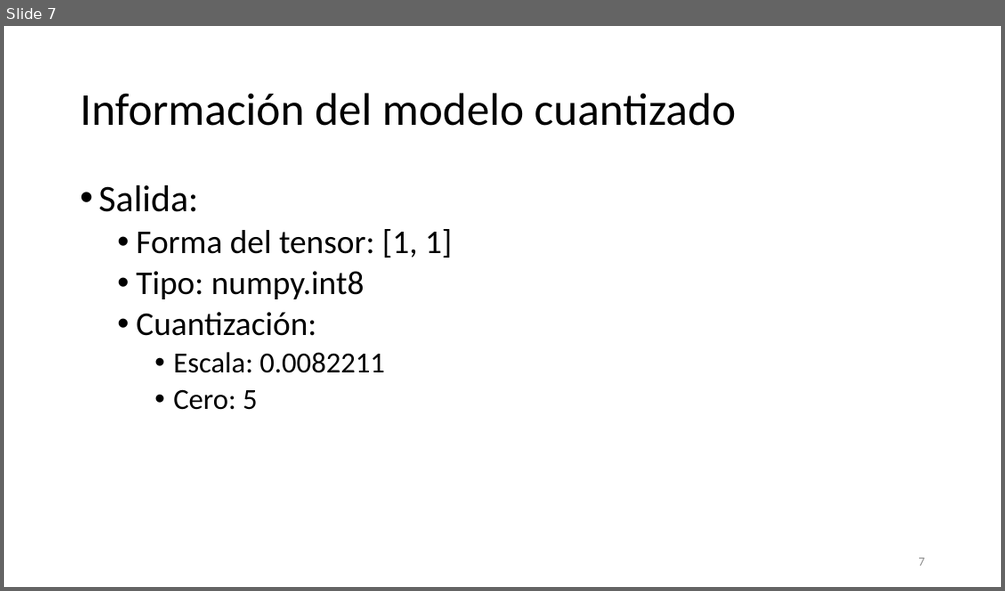
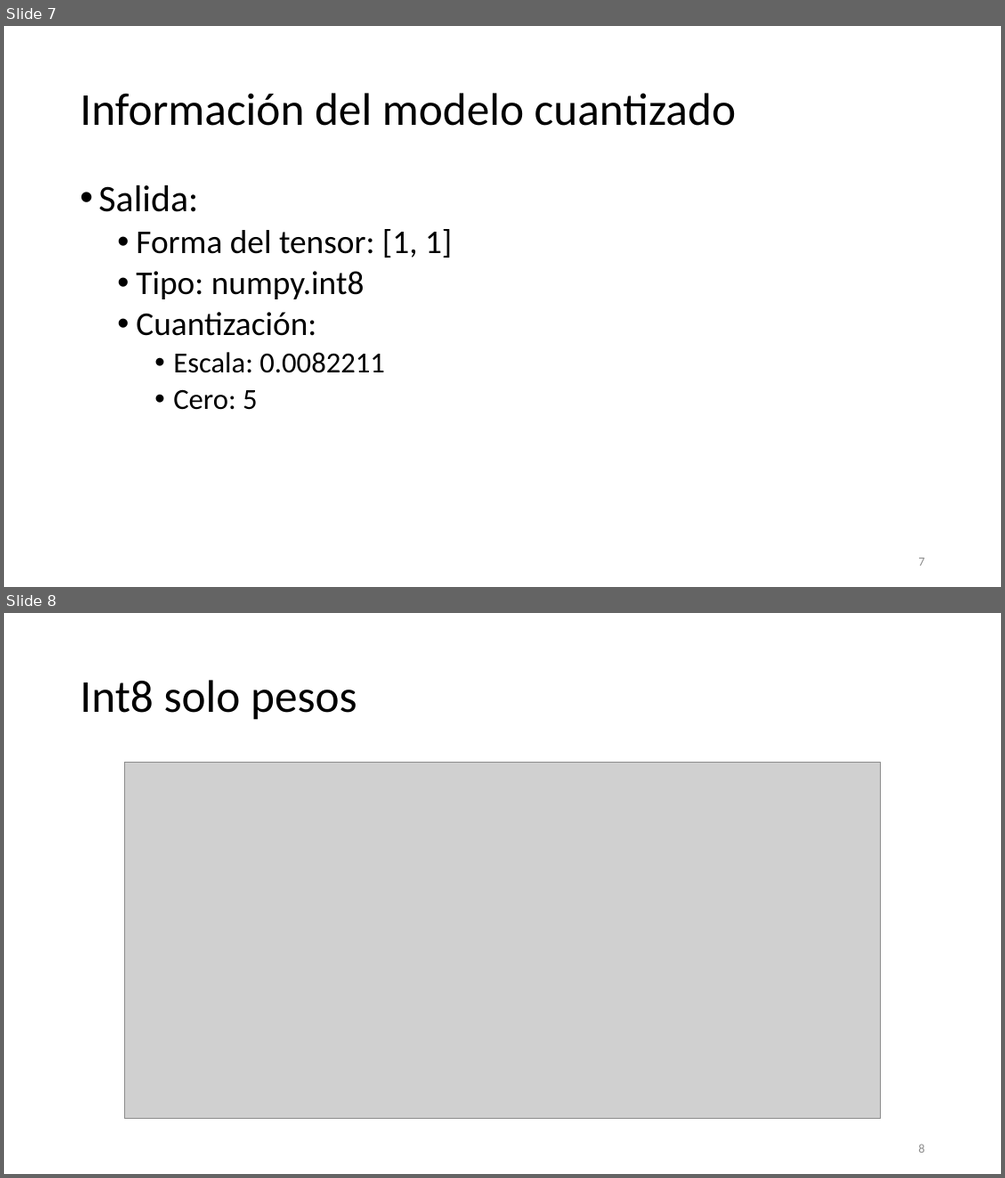
Before and after one commit to Daivd093/EdgeAI4BionicControl, a slide deck: Edge Computing para Control Biónico con Señales Cerebrales.pptx. Shown one above the other, each under a label of ours: slide 7 before the commit, slides 7 and 8 after it. The pictures are 1005x591 and 1005x1178 pixels, drawn with LibreOffice and Linux fonts; fonts in the diff are those of the drawing; grey boxes stand for pictures. Boxes give left, top, right and bottom in pixels: in the first picture for what was removed or moved away, otherwise in the second. Text is boxed around its words. In the diff, an @@ line names an element or a change of style, - is before the commit and + after.

```diff
--- a/Edge Computing para Control Biónico con Señales Cerebrales.pptx
+++ b/Edge Computing para Control Biónico con Señales Cerebrales.pptx
@@ slide 8 added at box(4, 613, 1001, 1174), background #FFFFFF @@
@@ title added at box(80, 680, 357, 720), 44 pt, text #000000 @@
+Int8 solo pesos
@@ picture added at box(125, 763, 881, 1119) @@
@@ page number added at box(918, 1143, 924, 1152), 12 pt, text #8C8C8C @@
+8
```
Also in this commit, not shown: 18 other files.
